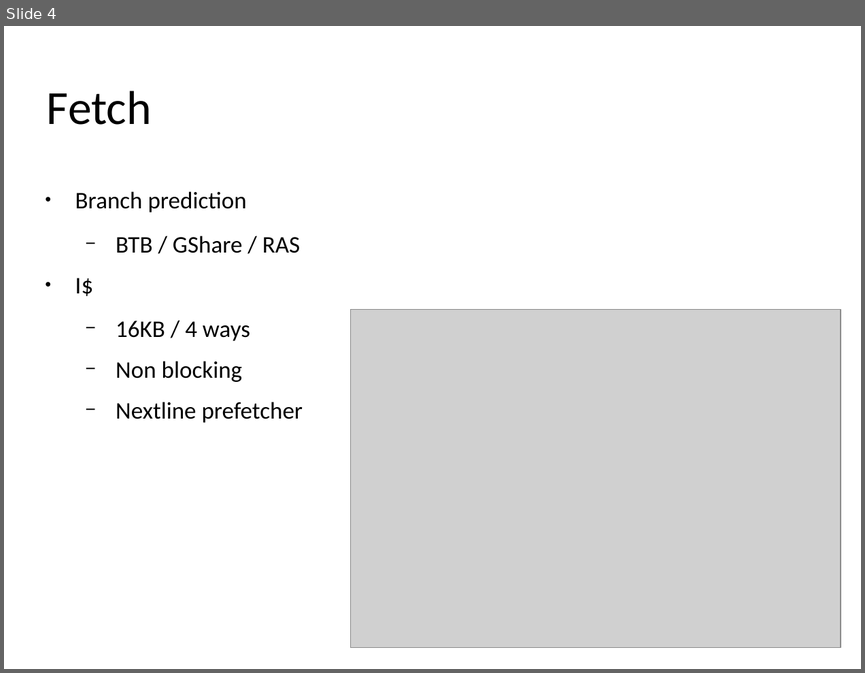
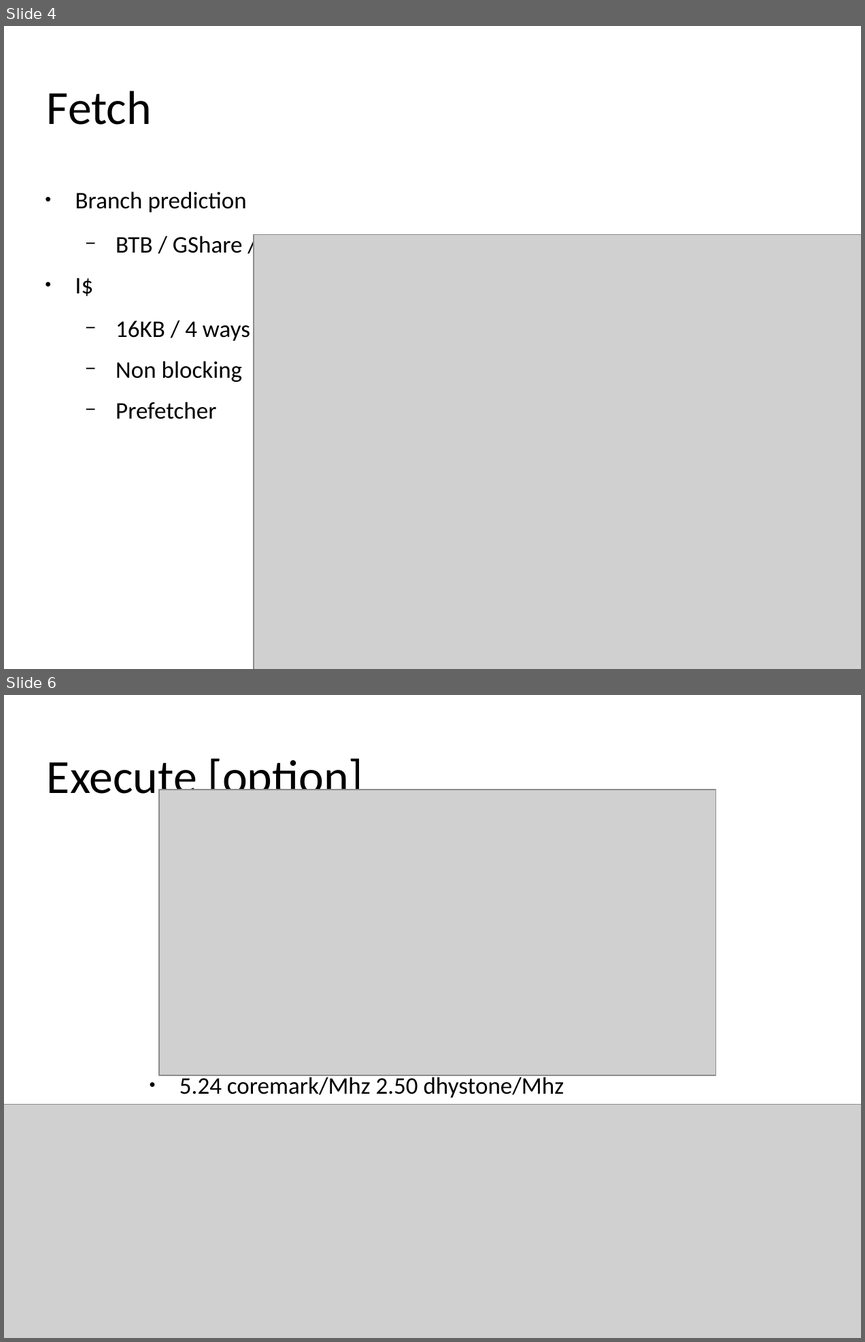
Before and after one commit to SpinalHDL/SpinalDoc, a slide deck: presentation/en/riscv_sc_2024/riscv_sc_2024.odp. Shown one above the other, each under a label of ours: slide 4 before the commit, slides 4 and 6 after it; the slides between them are not shown. The pictures are 865x673 and 865x1342 pixels, drawn with LibreOffice and Linux fonts; fonts in the diff are those of the drawing; grey boxes stand for pictures. Boxes give left, top, right and bottom in pixels: in the first picture for what was removed or moved away, otherwise in the second. Text is boxed around its words. In the diff, an @@ line names an element or a change of style, - is before the commit and + after.

```diff
--- a/presentation/en/riscv_sc_2024/riscv_sc_2024.odp
+++ b/presentation/en/riscv_sc_2024/riscv_sc_2024.odp
@@ slide 6 added at box(4, 695, 861, 1338), background #FFFFFF @@
@@ title added at box(47, 758, 363, 804), 39.9 pt, text #000000 @@
+Execute [option]
@@ picture added at box(159, 790, 716, 1074) @@
@@ text added at box(179, 1074, 564, 1098), 20 pt, text #000000 @@
+● 5.24 coremark/Mhz 2.50 dhystone/Mhz
@@ picture added at box(4, 1104, 861, 1338) @@
@@ slide 4 changed as well @@
@@ picture: place and size @@
-picture at box(351, 310, 841, 648)
+picture at box(254, 234, 861, 669)
@@ text at box(116, 401, 216, 419): text changed @@
-  − Nextline prefetcher
+  − Prefetcher
```
Also in this commit, not shown: 7 other slides changed, 3 other slides added, 1 slide removed.
